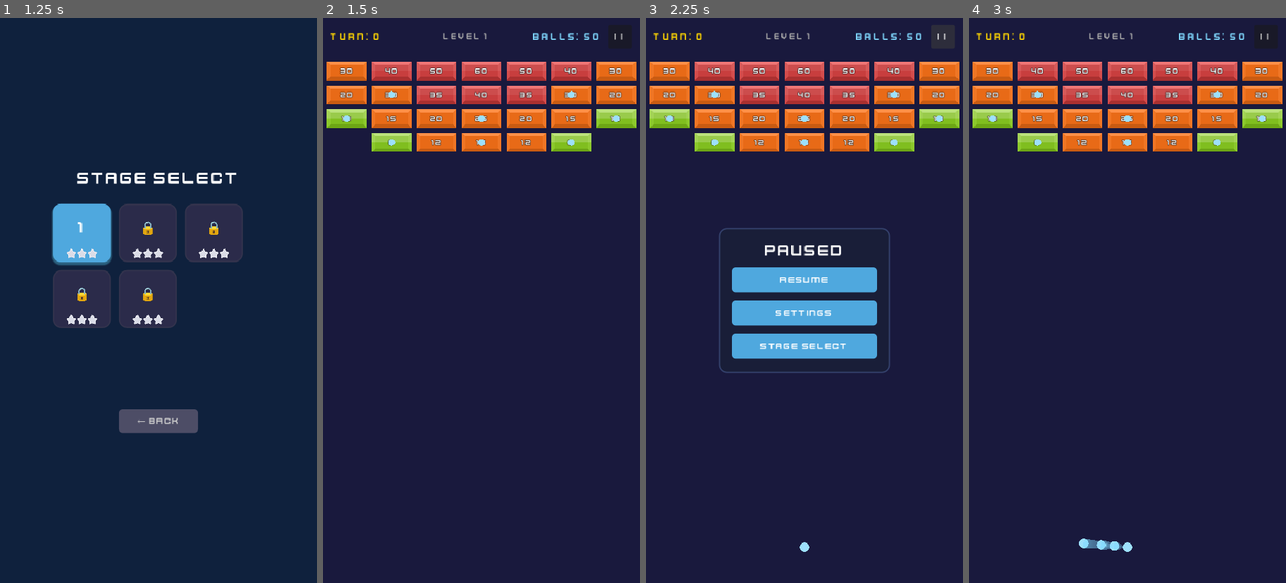
Above: before the commit, frames 1-4 (left to right).
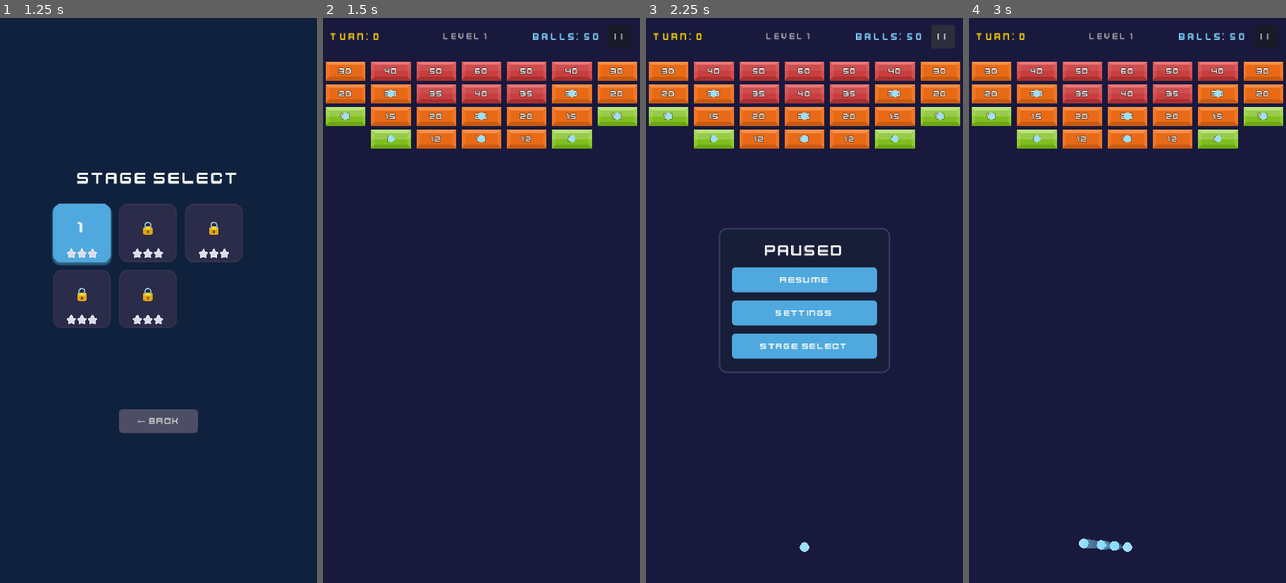
Above: after the commit, the same moments.

Repository: kenny-0114/brick-breaker
Game: Godot game, scene res://scenes/title_screen.tscn
Two runs of this game, one before a commit and one after it. Both use one fixed random seed, a clock stepped at 60 frames per second and the inputs below.
Inputs (mouse positions are in pixels of both pictures, inside the frame that each line leads up to):
- Up to frame 1 (1.25 s): click "▶ PLAY" at 0.5 s
- Up to frame 2 (1.5 s): click (405, 232) at 1.25 s
- Up to frame 3 (2.25 s): click "| |" at 2 s
- Up to frame 4 (3 s): click "Resume" at 2.75 s

Frame 1 is identical in both runs. In frame 2, 4.6% of the frame differs, in the area x 0-100%, y 7-24%; in frame 3, 4.6%; in frame 4, 4.6%.

Commit message:
style: remove brick margin for seamless grid layout
Co-Authored-By: Claude Opus 4.6 (1M context) <noreply@anthropic.com>

Diff:
--- a/scripts/turn_game_scene.gd
+++ b/scripts/turn_game_scene.gd
@@ -8,7 +8,7 @@
 const BRICK_SCENE := preload("res://scenes/objects/brick.tscn")
 const BALL_ITEM_SCENE := preload("res://scenes/objects/ball_item.tscn")
 const GRID_COLS := 7
-const BRICK_MARGIN := 4.0
+const BRICK_MARGIN := 0.0
 const GRID_TOP_OFFSET := 80.0
 const DESCEND_AMOUNT := 36.0
 const DESCEND_DURATION := 0.3
